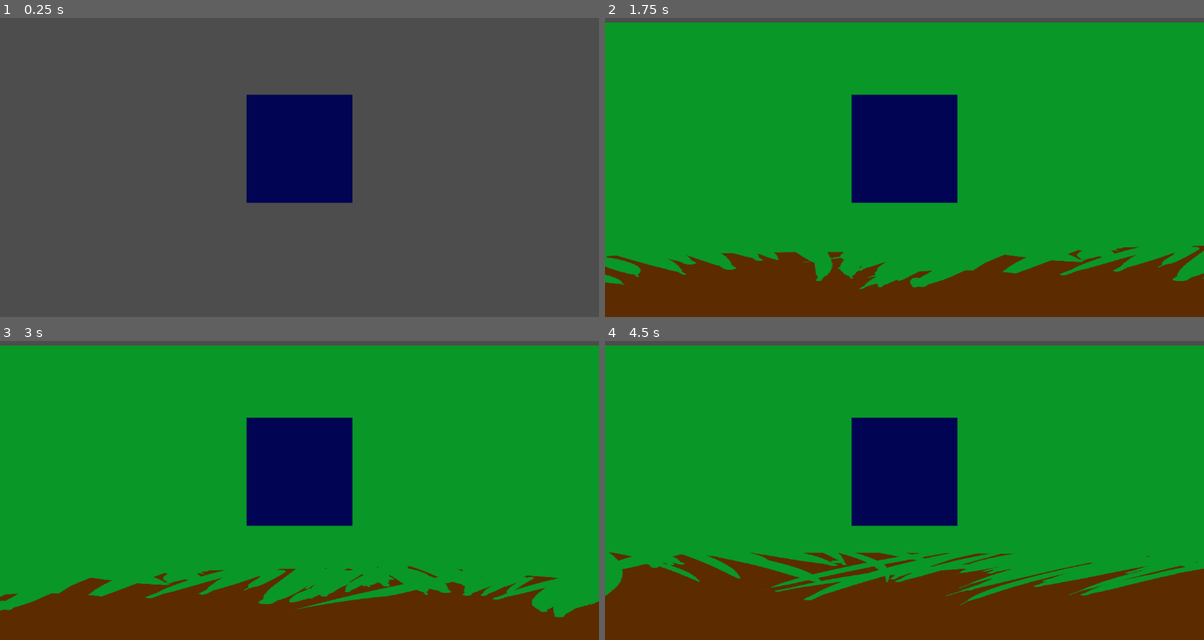
Above: before the commit, frames 1-4 (two rows, left to right).
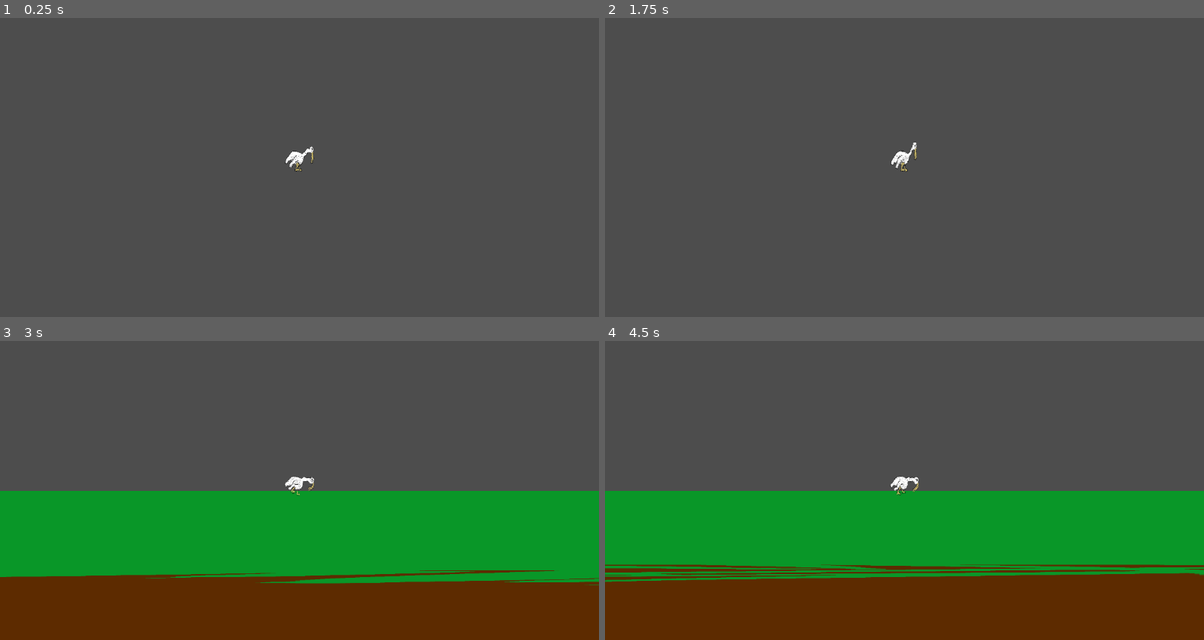
Above: after the commit, the same moments.

Repository: BoddanB/game_jam_charm
Game: Godot game, scene res://world.tscn
Same seed, same stepped clock (60 frames per second), same inputs: the game is played once before the commit and once after it.
Inputs:
- Up to frame 1 (0.25 s): no input
- Up to frame 2 (1.75 s): tap Enter at 0.5 s; hold D (player_right) from 0.53 s (still down); tap Space (player_jump) at 0.77, 1.25, 1.52 s
- Up to frame 3 (3 s): release D (player_right) at 2.03 s; hold A (player_left) 2.03-2.78 s; hold D (player_right) from 2.78 s (still down)
- Up to frame 4 (4.5 s): tap Space (player_jump) at 3.02, 3.77 s; release D (player_right) at 4.28 s; hold A (player_left) from 4.28 s (still down)

The runs differ from the first frame. In frame 1, 6.4% of the frame differs, in the area x 41-59%, y 25-62%; in frame 2, 98%, in the area x 0-100%, y 1-100%; in frame 3, 56%; in frame 4, 56%.

Commit message:
added first character animations

Diff:
--- a/Player/player.gd
+++ b/Player/player.gd
@@ -18,15 +18,20 @@
 @onready var axis = Vector2.ZERO
 
 var jumps = 0
+
+func _ready():
+	$AnimationPlayer.play("idle")
+
 #Pre defined physiscs function gets called every cycle.
 func _physics_process(delta):
 	axis = get_input()
 	velocity.y += fall() * delta
 	if axis:
+		walk(walk_acceleration * axis.x * delta)
 		jump()
-		walk(walk_acceleration * axis.x * delta)
 	else:
 		friction(ground_friction * delta)
+
 	move_and_slide()
 
 #Handle the axis from the player
@@ -44,14 +49,18 @@
 	else:
 		velocity = Vector2.ZERO
 
+
 #Here the speed of the player and a more natural feeling of accelerating the before reaching max speed.
 func walk(acceleration):
+	if is_on_floor():
+		$AnimationPlayer.play("walk_right")
 	velocity.x += acceleration
 	velocity = velocity.limit_length(max_walk_speed)
 
 #Let's the player do a jump.
 func jump():
 	if axis.y and is_on_floor():
+		$AnimationPlayer.play("jump")
 		velocity.y = jump_velocity
 #TODO: The player can only jump if they are on the floor. if the player obtains das boots then a double jump is possible.
 
--- a/Player/player.tscn
+++ b/Player/player.tscn
@@ -1,10 +1,66 @@
-[gd_scene load_steps=4 format=3 uid="uid://dycj2gvl83n0f"]
+[gd_scene load_steps=8 format=3 uid="uid://dycj2gvl83n0f"]
 
 [ext_resource type="Script" path="res://Player/player.gd" id="1_2igyg"]
-[ext_resource type="Texture2D" uid="uid://dxsndyq6b2r4r" path="res://assets/character/rectangle_body.png" id="2_3xali"]
+[ext_resource type="Texture2D" uid="uid://c5x7vcl8fg210" path="res://assets/character/duck normal sheet.png" id="2_rpso2"]
 
 [sub_resource type="RectangleShape2D" id="RectangleShape2D_smtey"]
-size = Vector2(26, 26)
+size = Vector2(1, 1.5)
+
+[sub_resource type="Animation" id="Animation_f5ptm"]
+resource_name = "walk_right"
+length = 0.7
+loop_mode = 1
+tracks/0/type = "value"
+tracks/0/imported = false
+tracks/0/enabled = true
+tracks/0/path = NodePath("Sprite2D:frame")
+tracks/0/interp = 1
+tracks/0/loop_wrap = true
+tracks/0/keys = {
+"times": PackedFloat32Array(0, 0.1, 0.2, 0.3, 0.4, 0.5, 0.6),
+"transitions": PackedFloat32Array(1, 1, 1, 1, 1, 1, 1),
+"update": 1,
+"values": [0, 1, 2, 3, 4, 5, 6]
+}
+
+[sub_resource type="Animation" id="Animation_w7bqp"]
+resource_name = "idle"
+length = 0.6
+loop_mode = 1
+tracks/0/type = "value"
+tracks/0/imported = false
+tracks/0/enabled = true
+tracks/0/path = NodePath("Sprite2D:frame")
+tracks/0/interp = 1
+tracks/0/loop_wrap = true
+tracks/0/keys = {
+"times": PackedFloat32Array(0, 0.3),
+"transitions": PackedFloat32Array(1, 1),
+"update": 1,
+"values": [16, 17]
+}
+
+[sub_resource type="Animation" id="Animation_ukgmn"]
+resource_name = "jump"
+tracks/0/type = "value"
+tracks/0/imported = false
+tracks/0/enabled = true
+tracks/0/path = NodePath("Sprite2D:frame")
+tracks/0/interp = 1
+tracks/0/loop_wrap = true
+tracks/0/keys = {
+"times": PackedFloat32Array(0, 0.1, 0.2, 0.3, 0.4, 0.5, 0.6, 0.7, 0.8),
+"transitions": PackedFloat32Array(1, 1, 1, 1, 1, 1, 1, 1, 1),
+"update": 1,
+"values": [17, 33, 32, 35, 36, 37, 38, 39, 40]
+}
+
+[sub_resource type="AnimationLibrary" id="AnimationLibrary_qi0p5"]
+_data = {
+"idle": SubResource("Animation_w7bqp"),
+"jump": SubResource("Animation_ukgmn"),
+"walk_right": SubResource("Animation_f5ptm")
+}
 
 [node name="player" type="CharacterBody2D"]
 position = Vector2(72, 40)
@@ -13,10 +69,18 @@
 [node name="Sprite2D" type="Sprite2D" parent="."]
 position = Vector2(1.79366e-43, 0)
 scale = Vector2(0.00332034, 0.00601852)
-texture = ExtResource("2_3xali")
+texture = ExtResource("2_rpso2")
+hframes = 16
+vframes = 16
+frame = 17
 
 [node name="rectangleshape2D" type="CollisionShape2D" parent="."]
 shape = SubResource("RectangleShape2D_smtey")
 
 [node name="Camera2D" type="Camera2D" parent="."]
-zoom = Vector2(8, 8)
+zoom = Vector2(64, 64)
+
+[node name="AnimationPlayer" type="AnimationPlayer" parent="."]
+libraries = {
+"": SubResource("AnimationLibrary_qi0p5")
+}
--- a/ground_basic.tscn
+++ b/ground_basic.tscn
@@ -3,15 +3,15 @@
 [ext_resource type="Texture2D" uid="uid://dhmlpsfrri23m" path="res://assets/ground/grass_tile.png" id="1_rgp4w"]
 
 [sub_resource type="RectangleShape2D" id="RectangleShape2D_rgoto"]
-size = Vector2(1147, 39)
+size = Vector2(1147, 6.75)
 
 [node name="ground_basic" type="StaticBody2D"]
 
 [node name="Sprite2D" type="Sprite2D" parent="."]
-position = Vector2(574, 566.5)
-scale = Vector2(0.14974, 0.0363426)
+position = Vector2(575, 538.5)
+scale = Vector2(0.14974, 0.00162037)
 texture = ExtResource("1_rgp4w")
 
 [node name="CollisionShape2D" type="CollisionShape2D" parent="."]
-position = Vector2(576, 551)
+position = Vector2(578, 538.625)
 shape = SubResource("RectangleShape2D_rgoto")
Binary file added: assets/character/duck normal sheet.png
Not shown, added: assets/character/duck normal sheet.png.import
